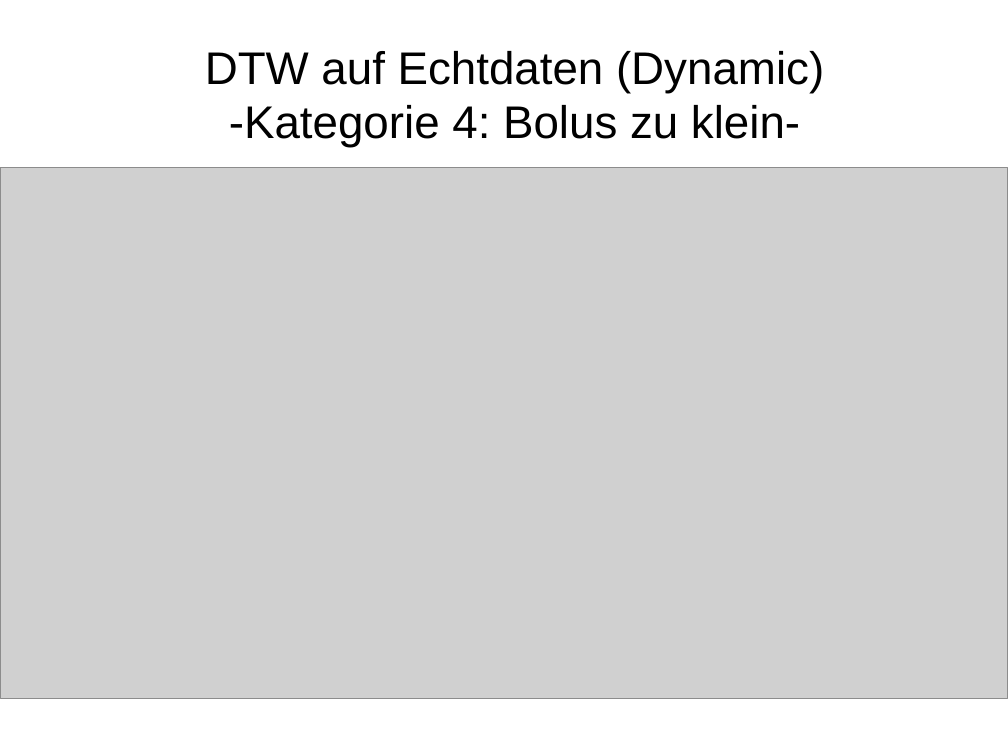
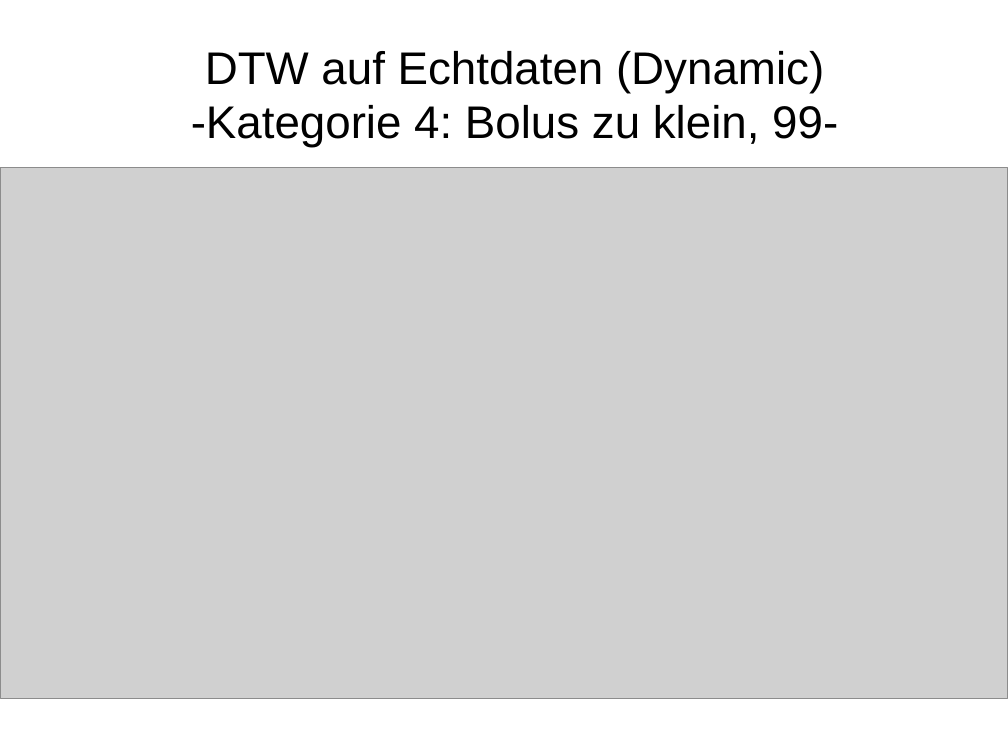
Before and after one commit to HannahSyrek/MTAnalysisOfCGMCurves, a slide deck: slide 12 of Stuff/presentation_02_03_18.odp. Drawn at 1008x756 pixels with LibreOffice and Linux fonts; fonts in the diff are those of the drawing; grey boxes stand for pictures. Boxes give left, top, right and bottom in pixels: in the first picture for what was removed or moved away, otherwise in the second. Text is boxed around its words. In the diff, an @@ line names an element or a change of style, - is before the commit and + after.

```diff
--- a/Stuff/presentation_02_03_18.odp
+++ b/Stuff/presentation_02_03_18.odp
@@ title at box(191, 51, 838, 148): text changed @@
-DTW auf Echtdaten (Dynamic)
--Kategorie 4: Bolus zu klein-
+DTW auf Echtdaten (Dynamic)
+-Kategorie 4: Bolus zu klein, 99-
```
Also in this commit, not shown: 8 other slides changed, 1 slide added, 3 other files.
